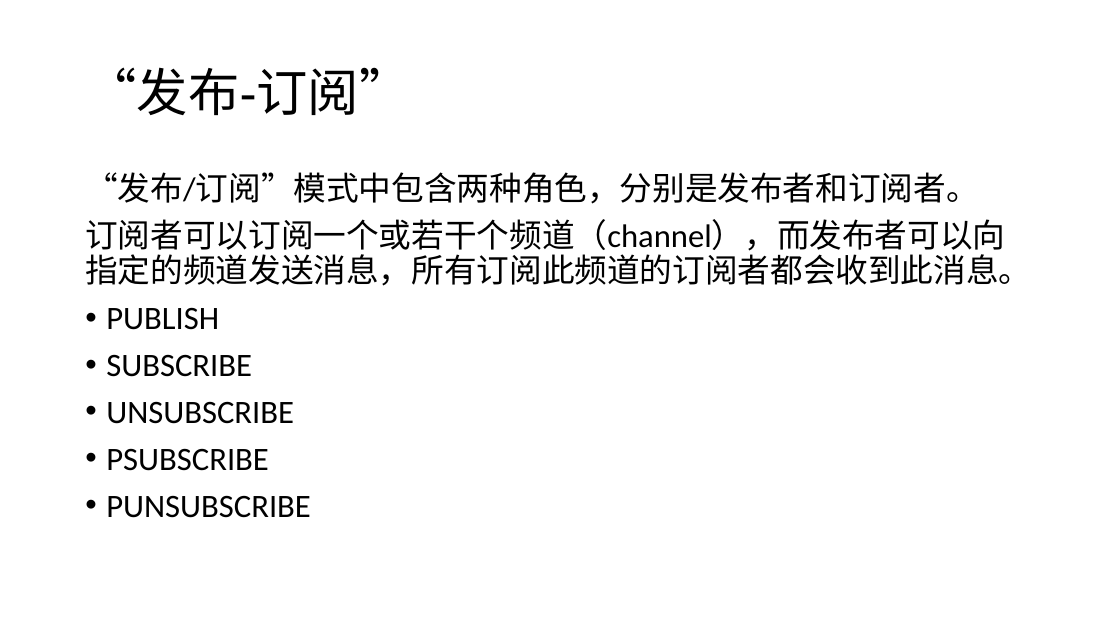
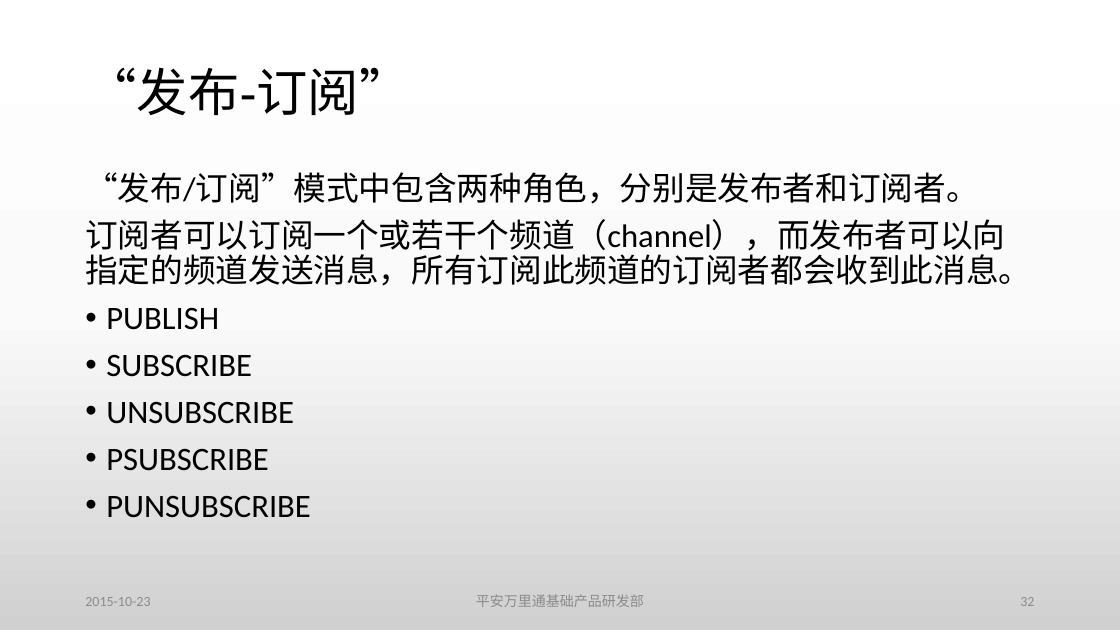
Before and after one commit to guhanjie/Knowledge-sharing, a slide deck: slide 32 of Redis技术分享——by顾汉杰.pptx. Drawn at 1120x630 pixels with LibreOffice and Linux fonts; fonts in the diff are those of the drawing. Boxes give left, top, right and bottom in pixels: in the first picture for what was removed or moved away, otherwise in the second. Text is boxed around its words. In the diff, an @@ line names an element or a change of style, - is before the commit and + after.

```diff
--- a/Redis技术分享——by顾汉杰.pptx
+++ b/Redis技术分享——by顾汉杰.pptx
@@ background #FFFFFF to gradient #FFFFFF to #FBFBFB to #D1D1D1 @@
@@ text added at bbox=[85, 597, 150, 606], 12 pt, text #8C8C8C @@
+2015-10-23
@@ text added at bbox=[476, 594, 644, 607], 12 pt, text #8C8C8C @@
+平安万里通基础产品研发部
@@ page number added at bbox=[1020, 597, 1034, 606], 12 pt, text #8C8C8C @@
+32
```
Also in this commit, not shown: 40 other slides changed.
